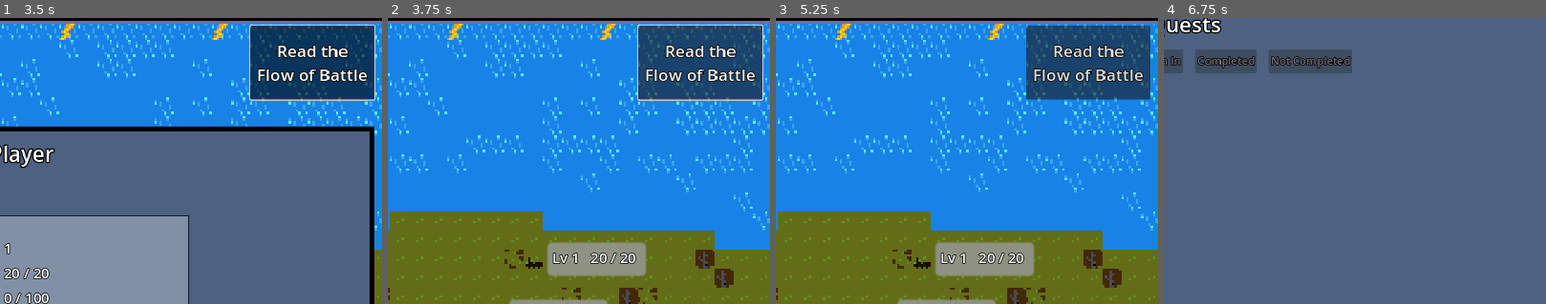
Above: before the commit, frames 1-4 (left to right).
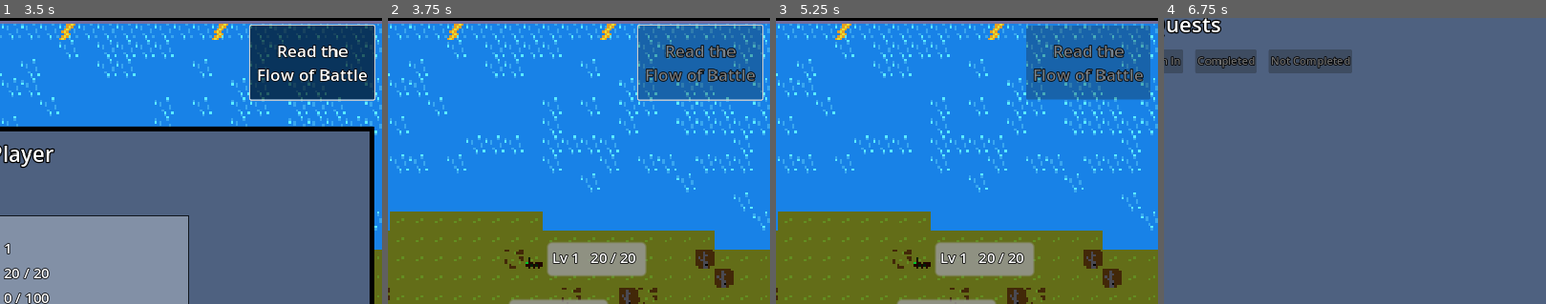
Above: after the commit, the same moments.

Repository: 123outerme/Shards-of-Grandeur
Game: Godot game, scene res://GameScenes/Battle.tscn
Same seed, same stepped clock (60 frames per second), same inputs: the game is played once before the commit and once after it. This scene is started directly instead of the project's main scene.
Inputs (mouse positions are % of the whole screen's width and height, from its top left):
- Up to frame 1 (3.5 s): click "Read the Flow of Battle" at 0.5 s; click (36, 62) at 1.27 s; click "Summon" at 2 s; click "No" at 2.75 s
- Up to frame 2 (3.75 s): tap Enter at 3.5 s; hold D (move_right) from 3.53 s (still down); hold Space (game_interact) from 3.53 s (still down)
- Up to frame 3 (5.25 s): release D (move_right) at 4.28 s; release Space (game_interact) at 4.28 s; hold S (move_down) 4.28-5 s; tap Q (game_quests) at 4.35 s; click "Back" at 5 s
- Up to frame 4 (6.75 s): tap Enter at 5.75 s; hold D (move_right) 5.78-6.53 s; hold Space (game_interact) 5.78-6.53 s; hold W (move_up) from 6.53 s (still down); tap Q (game_quests) at 6.6 s
The pictures show only the part of the screen within x 47-97%, y 3-53%; the shares and areas given below are measured in that part.

Frame 1 is identical in both runs. In frame 2, 8.0% of the frame differs, in the area x 65-98%, y 2-29%; in frame 3, 8.1%; in frame 4, nothing differs.

Commit message:
Add flow of battle button limit

Diff:
--- a/Scripts/Battle/BattleScene/BattleController.gd
+++ b/Scripts/Battle/BattleScene/BattleController.gd
@@ -16,6 +16,7 @@
 @onready var enemyCombatant3: CombatantNode = get_node("TileMap/EnemyCombatant3")
 
 @onready var battleUI: BattleUI = get_node("BattleCam")
+@onready var battlePanels: BattlePanels = get_node("BattleCam/UIPanels")
 @onready var turnExecutor: TurnExecutor = get_node("TurnExecutor")
 
 # Called when the node enters the scene tree for the first time.
@@ -109,6 +110,7 @@
 		state.enemyCombatant2 = enemyCombatant2.combatant
 		state.enemyCombatant3 = enemyCombatant3.combatant
 		state.commandingMinion = battleUI.commandingMinion
+		state.fobButtonEnabled = battlePanels.flowOfBattle.get_fob_button_enabled()
 		state.turnList = turnExecutor.turnQueue.combatants.duplicate(false)
 		state.save_data(save_path, state)
 
@@ -116,6 +118,7 @@
 	var newState = state.load_data(save_path)
 	if newState != null:
 		state = newState
+		battlePanels.flowOfBattle.set_fob_button_enabled(state.fobButtonEnabled)
 		turnExecutor.turnQueue = TurnQueue.new(state.turnList)
 		if not battleLoaded:
 			battleLoaded = true
--- a/Scripts/Battle/BattleScene/BattlePanels.gd
+++ b/Scripts/Battle/BattleScene/BattlePanels.gd
@@ -7,6 +7,7 @@
 var inventoryWasVisible: bool = false
 @onready var questsMenu: QuestsMenu = get_node("QuestsPanelNode")
 var questsWereVisible: bool = false
+@onready var flowOfBattle: FlowOfBattle = get_node("FlowOfBattle")
 
 # Called when the node enters the scene tree for the first time.
 func _ready():
--- a/Scripts/Battle/BattleScene/BattleState.gd
+++ b/Scripts/Battle/BattleScene/BattleState.gd
@@ -23,6 +23,7 @@
 @export var menu: Menu = Menu.SUMMON
 @export var prevMenu: Menu = Menu.SUMMON
 @export var commandingMinion: bool = false
+@export var fobButtonEnabled: bool = true
 
 @export_category("BattleData - Turns")
 @export var turnNumber: int = 1
@@ -42,6 +43,7 @@
 	i_menu = Menu.SUMMON,
 	i_prevMenu = Menu.SUMMON,
 	i_cmdMinion = false,
+	i_fobBtnEnabled = true,
 	i_turnNumber = 1,
 	i_turnList: Array[Combatant] = [],
 	i_rewards: Array[Reward] = [],
@@ -54,6 +56,7 @@
 	menu = i_menu
 	prevMenu = i_prevMenu
 	commandingMinion = i_cmdMinion
+	fobButtonEnabled = i_fobBtnEnabled
 	turnNumber = i_turnNumber
 	turnList = i_turnList
 	rewards = i_rewards
--- a/Scripts/Battle/BattleScene/BattleUI.gd
+++ b/Scripts/Battle/BattleScene/BattleUI.gd
@@ -16,6 +16,7 @@
 @onready var results: Results = get_node("BattleTextBox/TextContainer/MarginContainer/Results")
 @onready var battleComplete: BattleCompleteMenu = get_node("BattleTextBox/TextContainer/MarginContainer/BattleComplete")
 
+@onready var battlePanels: BattlePanels = get_node("UIPanels")
 @onready var inventoryPanel: InventoryMenu = get_node("UIPanels/InventoryPanelNode")
 @onready var statsPanel: StatsMenu = get_node("UIPanels/StatsPanelNode")
 
@@ -33,6 +34,7 @@
 	summonMenu.visible = menuState == BattleState.Menu.SUMMON
 	if prevMenu == BattleState.Menu.SUMMON: # if PREVIOUS menu was summoning, reset the filter
 		inventoryPanel.selectedFilter = Item.Type.ALL
+		battlePanels.flowOfBattle.set_fob_button_enabled() # show the FoB button again
 
 	allCommands.visible = menuState == BattleState.Menu.ALL_COMMANDS or menuState == BattleState.Menu.ITEMS
 	if allCommands.visible:
@@ -104,6 +106,7 @@
 		if combatantNode.is_alive() and combatantNode.combatant.statusEffect != null:
 			combatantNode.combatant.statusEffect.apply_status(combatantNode.combatant, StatusEffect.ApplyTiming.AFTER_ROUND)
 
+	battlePanels.flowOfBattle.set_fob_button_enabled()
 	return_to_player_command()
 
 func end_battle():
--- a/Scripts/Battle/BattleScene/FlowOfBattle.gd
+++ b/Scripts/Battle/BattleScene/FlowOfBattle.gd
@@ -5,11 +5,18 @@
 
 var battleStatsPanelScene = preload("res://Prefabs/Battle/BattleStatsPanel.tscn")
 
+@onready var fobButton: Button = get_node("ToggleFobButton")
 @onready var fobTabs: TabContainer = get_node("TabContainer")
 
 # Called when the node enters the scene tree for the first time.
 func _ready():
 	pass # Replace with function body.
+
+func set_fob_button_enabled(enabled: bool = true):
+	fobButton.disabled = not enabled
+
+func get_fob_button_enabled() -> bool:
+	return fobButton.disabled
 
 func _on_toggle_fob_button_toggled(button_pressed: bool):
 	fobTabs.visible = button_pressed
@@ -24,3 +31,4 @@
 	else:
 		for node in get_tree().get_nodes_in_group('BattleStatsPanel'):
 			node.queue_free()
+		set_fob_button_enabled(false)
